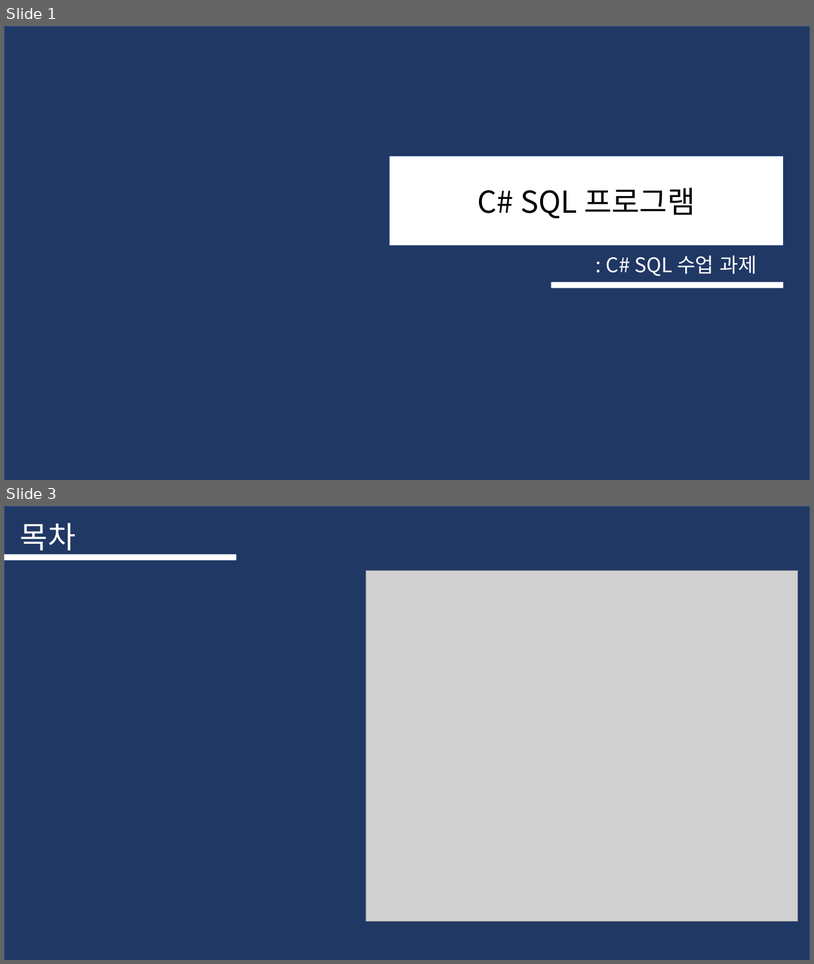
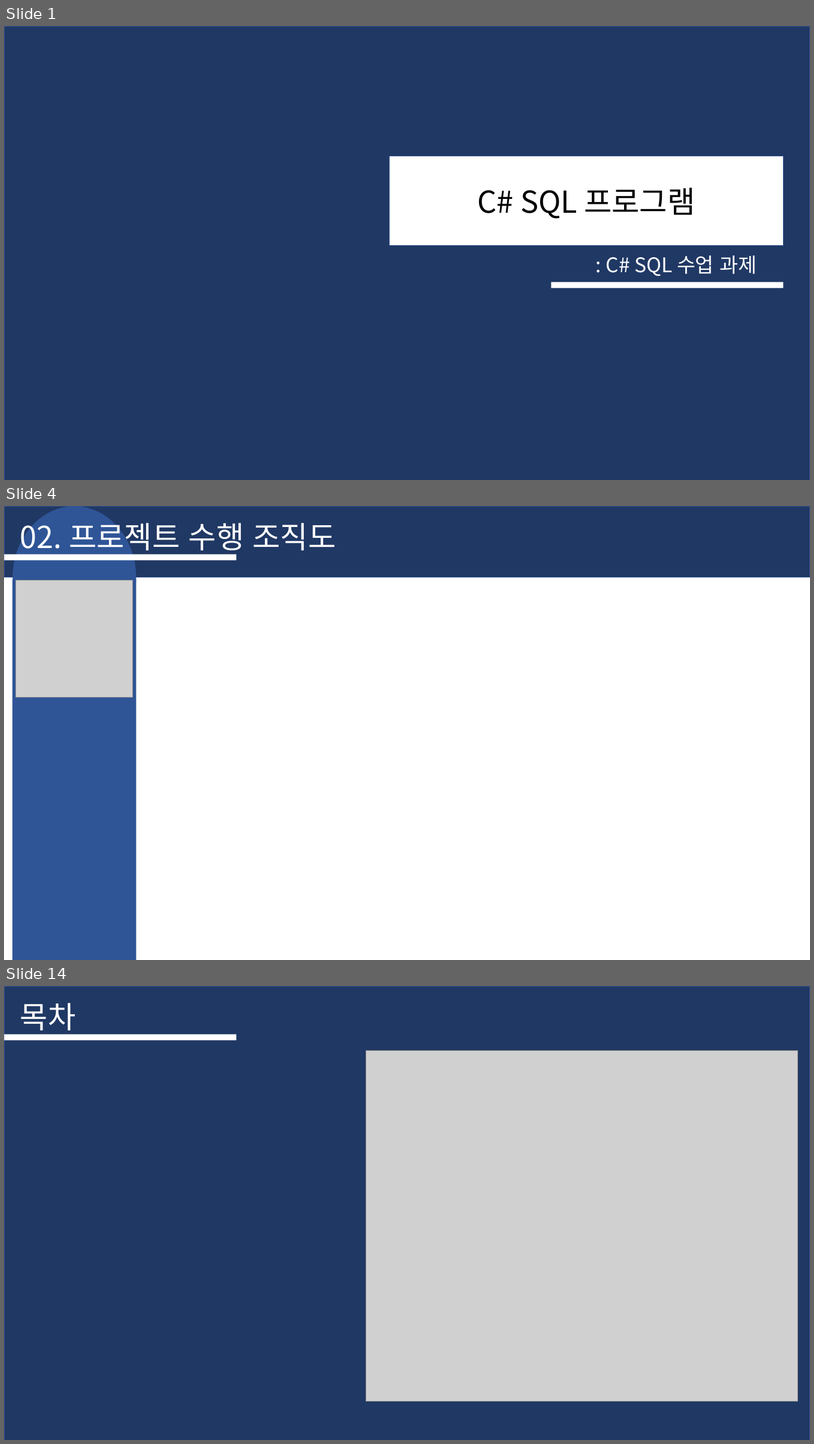
Before and after one commit to sjin9696/SqlDatabaseProject, a slide deck: 문서자료/03. 최종 발표 제출 자료/프로젝트B 발표 PPT .pptx. Shown one above the other, each under a label of ours: slides 1 and 3 before the commit, slides 1, 4 and 14 after it; the slides between them are not shown. The pictures are 814x964 and 814x1444 pixels, drawn with LibreOffice and Linux fonts; fonts in the diff are those of the drawing; grey boxes stand for pictures. Boxes give left, top, right and bottom in pixels: in the first picture for what was removed or moved away, otherwise in the second. Text is boxed around its words. In the diff, an @@ line names an element or a change of style, - is before the commit and + after.

```diff
--- a/문서자료/03. 최종 발표 제출 자료/프로젝트B 발표 PPT .pptx
+++ b/문서자료/03. 최종 발표 제출 자료/프로젝트B 발표 PPT .pptx
@@ slide 4 added at [4, 506, 810, 960], background #FFFFFF @@
@@ rectangle added at [4, 506, 810, 577], fill #203864, outline #325491 1 pt @@
@@ ellipse added at [12, 506, 136, 649], fill #2F5597 @@
@@ text added at [20, 517, 336, 556], 36 pt, text #FFFFFF @@
+02. 프로젝트 수행 조직도
@@ rectangle added at [4, 555, 236, 561], fill #FFFFFF @@
@@ rectangle added at [12, 580, 136, 960], fill #2F5597 @@
@@ picture added at [16, 580, 133, 697] @@
@@ what was slide 3 is now slide 14 @@
```
Also in this commit, not shown: 1 slide changed, 10 other slides added.
